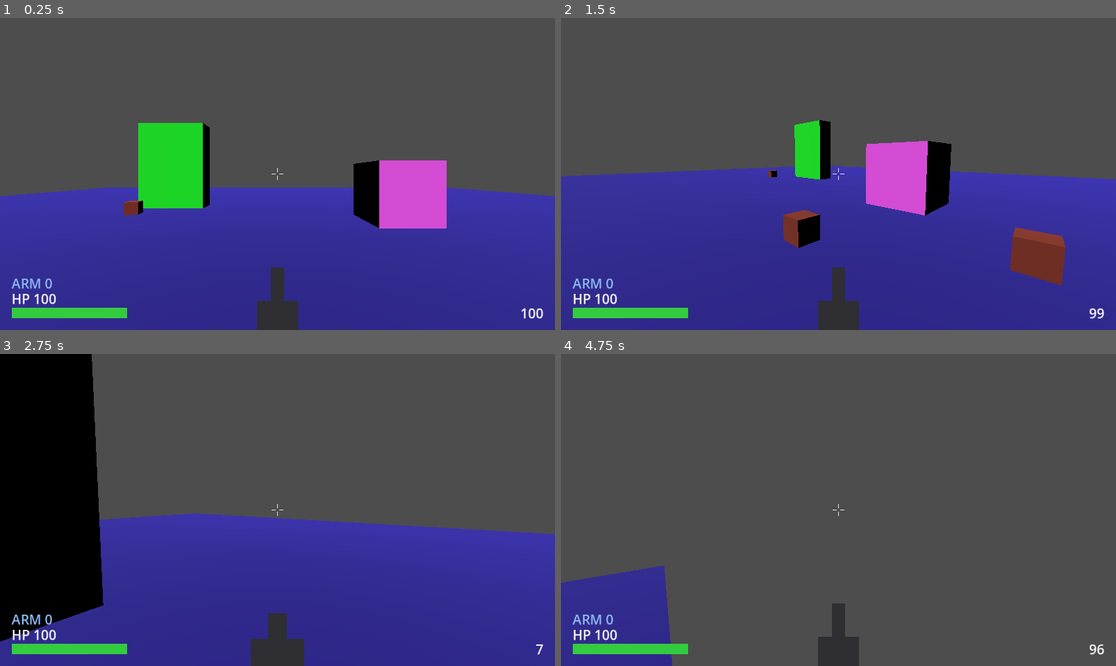
Above: before the commit, frames 1-4 (two rows, left to right).
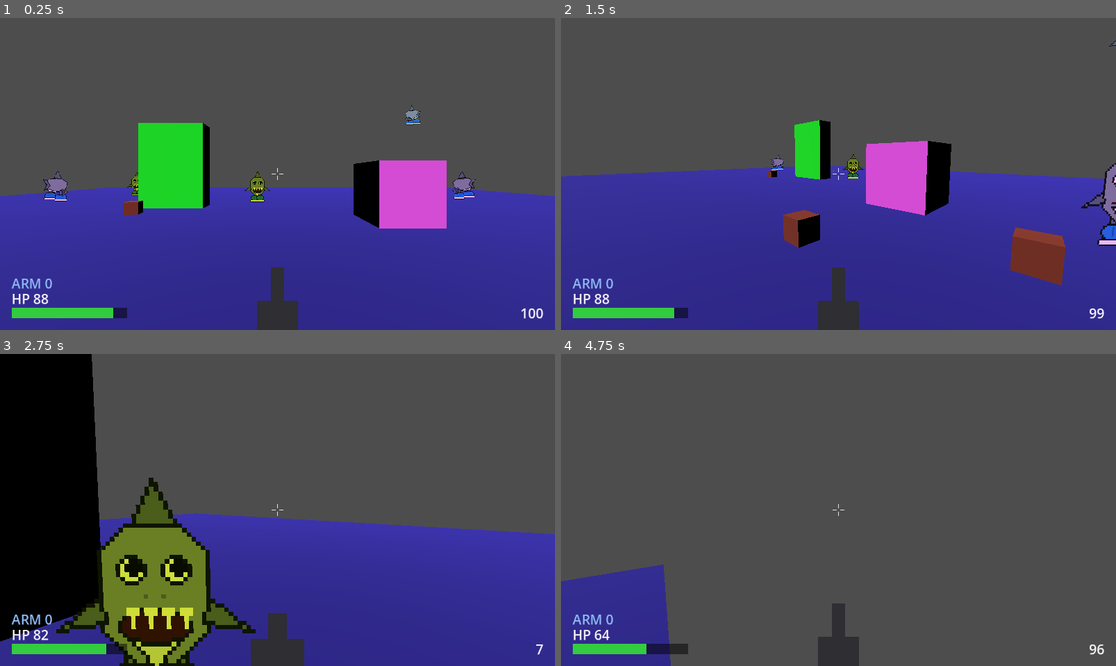
Above: after the commit, the same moments.

Repository: Rognlosh/DoomGodotYandex
Game: Godot game, scene res://scenes/main/main.tscn
The game is run twice, just before and just after one commit, with the same random seed, the same clock (stepped at 60 frames per second) and the same inputs.
Inputs (mouse positions are in pixels of both pictures, inside the frame that each line leads up to):
- Up to frame 1 (0.25 s): no input
- Up to frame 2 (1.5 s): tap Enter at 0.5 s; move the mouse to (960, 158) at 0.52 s; press the mouse at (960, 158) at 0.53 s; hold D (move_right) 0.53-1.28 s; tap Space (jump) at 0.77 s; move the mouse to (810, 174) at 1.27 s; release the mouse at (810, 174) at 1.28 s; hold W (move_forward) from 1.28 s (still down); click (810, 174) at 1.35 s
- Up to frame 3 (2.75 s): keep holding W (move_forward); tap Space (jump) at 1.52 s; move the mouse to (288, 503) at 2.02 s; hold Mouse wheel up (weapon_next) from 2.03 s (still down); click (288, 503) at 2.3 s
- Up to frame 4 (4.75 s): keep holding W (move_forward); move the mouse to (832, 516) at 2.77 s; release Mouse wheel up (weapon_next) at 2.78 s; tap Mouse wheel down (weapon_prev) at 2.85 s; tap Space (jump) at 3.02, 3.77, 4.52 s; click (832, 516) at 3.05 s; move the mouse to (877, 513) at 3.52 s; press the mouse at (877, 513) at 3.53 s; move the mouse to (794, 506) at 4.27 s; release the mouse at (794, 506) at 4.28 s; click (794, 506) at 4.35 s

The runs differ from the first frame. In frame 1, 1.1% of the frame differs, in the area x 6-86%, y 27-97%; in frame 2, 1.0%; in frame 3, 9.6%, in the area x 6-47%, y 39-100%; in frame 4, 0.5%.

Commit message:
Типы врагов
Добавлен рашер, солдат и летающий.

Diff:
--- /dev/null
+++ b/scenes/enemies/flyer.gd
@@ -0,0 +1,28 @@
+class_name EnemyFlyer
+extends EnemyBase
+## Летун: движется к цели в полном 3D (по высоте тоже), не падает.
+## Переопределяет движение и гравитацию; атака — контактная (как у базы).
+## Стрельбу снарядами добавим отдельной фичей (Имп/Какодемон-файрбол).
+
+@export_group("Полёт")
+## На какой высоте цели держаться (центр игрока ~1.0, голова ~1.6).
+@export var target_height_offset: float = 1.0
+## Как быстро гасится вертикальная скорость, когда полётом не управляют
+## (в атаке/простое) — чтобы летун завис, а не уплывал. Ед/с.
+@export var hover_damp: float = 12.0
+
+
+# Летун не падает. Гасим вертикаль только когда движением не управляют
+# (база зовёт _apply_gravity в IDLE/ATTACK). В CHASE _move_towards_target
+# перезадаёт velocity целиком — поэтому здесь её не трогаем, конфликта нет.
+func _apply_gravity(delta: float) -> void:
+	velocity.y = move_toward(velocity.y, 0.0, hover_damp * delta)
+
+
+func _move_towards_target(_delta: float) -> void:
+	var to_target := _target.global_position \
+		+ Vector3(0.0, target_height_offset, 0.0) - global_position
+	var dir := to_target.normalized()
+	velocity = dir * move_speed
+	_face_dir(dir)  # _face_dir сам сплющивает до XZ — нужен лишь для выбора ракурса
+	move_and_slide()
--- /dev/null
+++ b/scenes/enemies/flyer.tscn
@@ -0,0 +1,12 @@
+[gd_scene format=3 uid="uid://bgwuea57qy16a"]
+
+[ext_resource type="PackedScene" uid="uid://djyxa4b1xgyjk" path="res://scenes/enemies/melee_grunt.tscn" id="1_tg8yd"]
+[ext_resource type="Script" uid="uid://db25wob11qdpa" path="res://scenes/enemies/flyer.gd" id="2_7tqhk"]
+
+[node name="Enemy" unique_id=360318765 instance=ExtResource("1_tg8yd")]
+script = ExtResource("2_7tqhk")
+target_height_offset = 1.0
+hover_damp = 12.0
+move_speed = 5.0
+attack_range = 1.8
+attack_cooldown = 1.0
--- a/scenes/enemies/melee_grunt.tscn
+++ b/scenes/enemies/melee_grunt.tscn
@@ -40,4 +40,6 @@
 transform = Transform3D(1, 0, 0, 0, 1, 0, 0, 0, 1, 0, 0.95, 0)
 pixel_size = 0.028
 texture = ExtResource("2_tral0")
+hframes = 5
+vframes = 11
 animations = Array[ExtResource("3_anim0")]([SubResource("Resource_walk"), SubResource("Resource_atk"), SubResource("Resource_death"), SubResource("Resource_pain")])
--- /dev/null
+++ b/scenes/enemies/rusher.tscn
@@ -0,0 +1,16 @@
+[gd_scene format=3 uid="uid://brss1c0pylcw7"]
+
+[ext_resource type="PackedScene" uid="uid://djyxa4b1xgyjk" path="res://scenes/enemies/melee_grunt.tscn" id="1_vc0ui"]
+
+[node name="Enemy" unique_id=360318765 instance=ExtResource("1_vc0ui")]
+move_speed = 8.0
+detection_range = 16.0
+attack_damage = 10.0
+attack_cooldown = 0.6
+
+[node name="Sprite3D" parent="." index="1" unique_id=913123013]
+modulate = Color(1.9499379, 0.7717736, 1.9982535, 1)
+pixel_size = 0.032
+
+[node name="HealthComponent" parent="." index="2" unique_id=67558913]
+max_health = 60.0
--- /dev/null
+++ b/scenes/enemies/shooter.gd
@@ -0,0 +1,21 @@
+class_name EnemyShooter
+extends EnemyBase
+## Стрелок: дальний бой хитсканом. Переопределяет только _perform_attack.
+## Большой attack_range — бьёт издалека и стоит на месте (стрейф/кайтинг — позже).
+## Промахивается, если стену закрыла линия видимости или просто не повезло.
+
+@export_group("Стрелок")
+## Шанс попасть при чистой линии видимости (думовский разброс точности).
+@export_range(0.0, 1.0) var hit_chance: float = 0.6
+
+
+func _perform_attack() -> void:
+	_sprite.play(&"attack")
+	if _target == null:
+		return
+	# Стена встала между нами после входа в атаку — выстрел в молоко.
+	if not _has_line_of_sight():
+		return
+	# randf() -> float в [0, 1). Не повезло — промах, как у думовских зомби.
+	if randf() <= hit_chance and _target.has_method("take_damage"):
+		_target.take_damage(attack_damage)
--- /dev/null
+++ b/scenes/enemies/shooter.tscn
@@ -0,0 +1,18 @@
+[gd_scene format=3 uid="uid://cp18osb6lofdo"]
+
+[ext_resource type="PackedScene" uid="uid://djyxa4b1xgyjk" path="res://scenes/enemies/melee_grunt.tscn" id="1_4yo8t"]
+[ext_resource type="Script" uid="uid://8bj8b03yg8ct" path="res://scenes/enemies/shooter.gd" id="2_1uapl"]
+
+[node name="Enemy" unique_id=360318765 instance=ExtResource("1_4yo8t")]
+script = ExtResource("2_1uapl")
+hit_chance = 0.6
+detection_range = 22.0
+attack_range = 16.0
+attack_damage = 6.0
+attack_cooldown = 1.5
+
+[node name="Sprite3D" parent="." index="1" unique_id=913123013]
+modulate = Color(0.8455923, 0.90629923, 0.23949504, 1)
+
+[node name="HealthComponent" parent="." index="2" unique_id=67558913]
+max_health = 20.0
--- a/scenes/levels/test_level.tscn
+++ b/scenes/levels/test_level.tscn
@@ -2,6 +2,9 @@
 
 [ext_resource type="PackedScene" uid="uid://djyxa4b1xgyjk" path="res://scenes/enemies/melee_grunt.tscn" id="1_jbqir"]
 [ext_resource type="PackedScene" uid="uid://capg6k5fgvtti" path="res://scenes/pickups/ammo/ammo_pickup.tscn" id="2_yautc"]
+[ext_resource type="PackedScene" uid="uid://brss1c0pylcw7" path="res://scenes/enemies/rusher.tscn" id="3_fr1um"]
+[ext_resource type="PackedScene" uid="uid://cp18osb6lofdo" path="res://scenes/enemies/shooter.tscn" id="4_48ne7"]
+[ext_resource type="PackedScene" uid="uid://bgwuea57qy16a" path="res://scenes/enemies/flyer.tscn" id="5_6xh4u"]
 
 [sub_resource type="StandardMaterial3D" id="StandardMaterial3D_3hp5k"]
 albedo_color = Color(0.16274172, 0.12389998, 0.59, 1)
@@ -49,3 +52,18 @@
 
 [node name="Pickup3" parent="." unique_id=2037795098 instance=ExtResource("2_yautc")]
 transform = Transform3D(1, 0, 0, 0, 1, 0, 0, 0, 1, 4.5449023, 0, 1.6964359)
+
+[node name="Enemy2" parent="." unique_id=260199238 instance=ExtResource("3_fr1um")]
+transform = Transform3D(1, 0, 0, 0, 1, 0, 0, 0, 1, -12, 0, -7)
+
+[node name="Enemy3" parent="." unique_id=2057539141 instance=ExtResource("3_fr1um")]
+transform = Transform3D(1, 0, 0, 0, 1, 0, 0, 0, 1, 11, 0, -8)
+
+[node name="Enemy4" parent="." unique_id=1941322988 instance=ExtResource("4_48ne7")]
+transform = Transform3D(1, 0, 0, 0, 1, 0, 0, 0, 1, -1, 0, -6)
+
+[node name="Enemy5" parent="." unique_id=978399247 instance=ExtResource("4_48ne7")]
+transform = Transform3D(1, 0, 0, 0, 1, 0, 0, 0, 1, -9, 0, -9)
+
+[node name="Enemy6" parent="." unique_id=1701548116 instance=ExtResource("5_6xh4u")]
+transform = Transform3D(1, 0, 0, 0, 1, 0, 0, 0, 1, 10, 5, -11)
Not shown, added: scenes/enemies/flyer.gd.uid
Not shown, added: scenes/enemies/shooter.gd.uid
